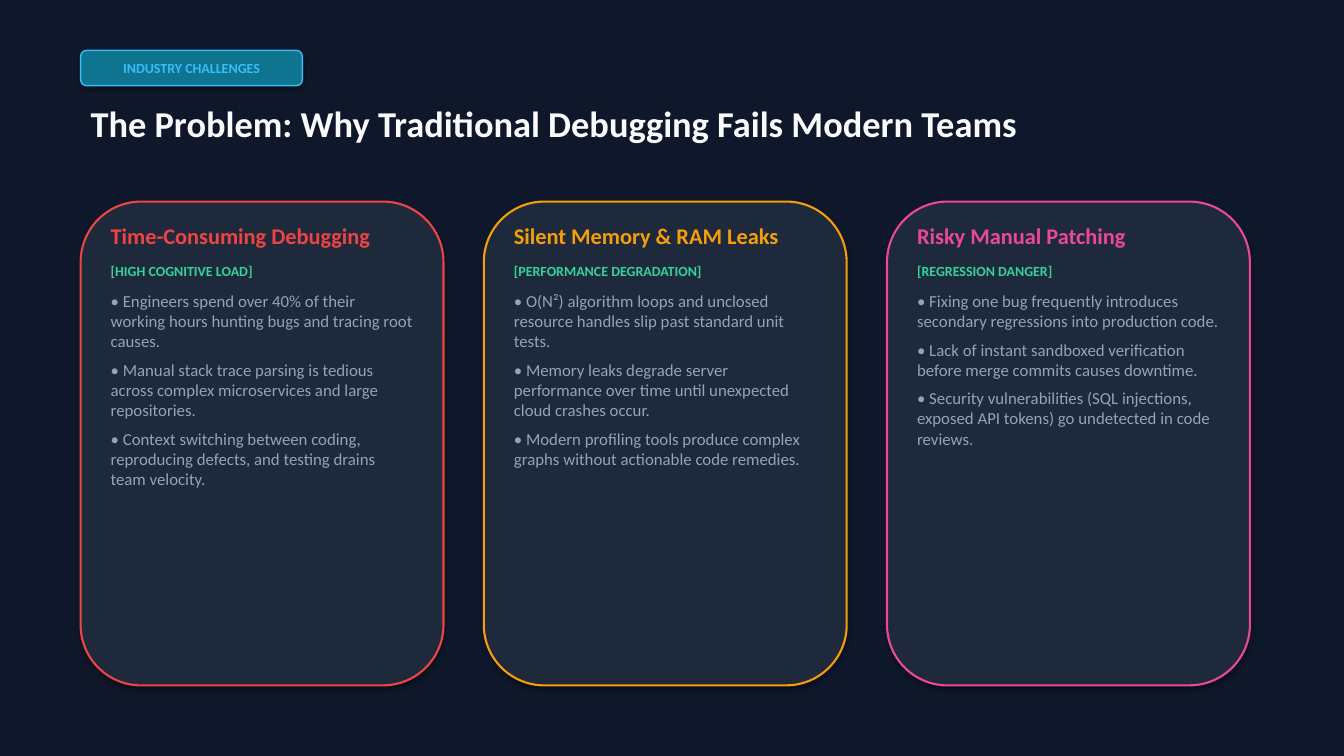
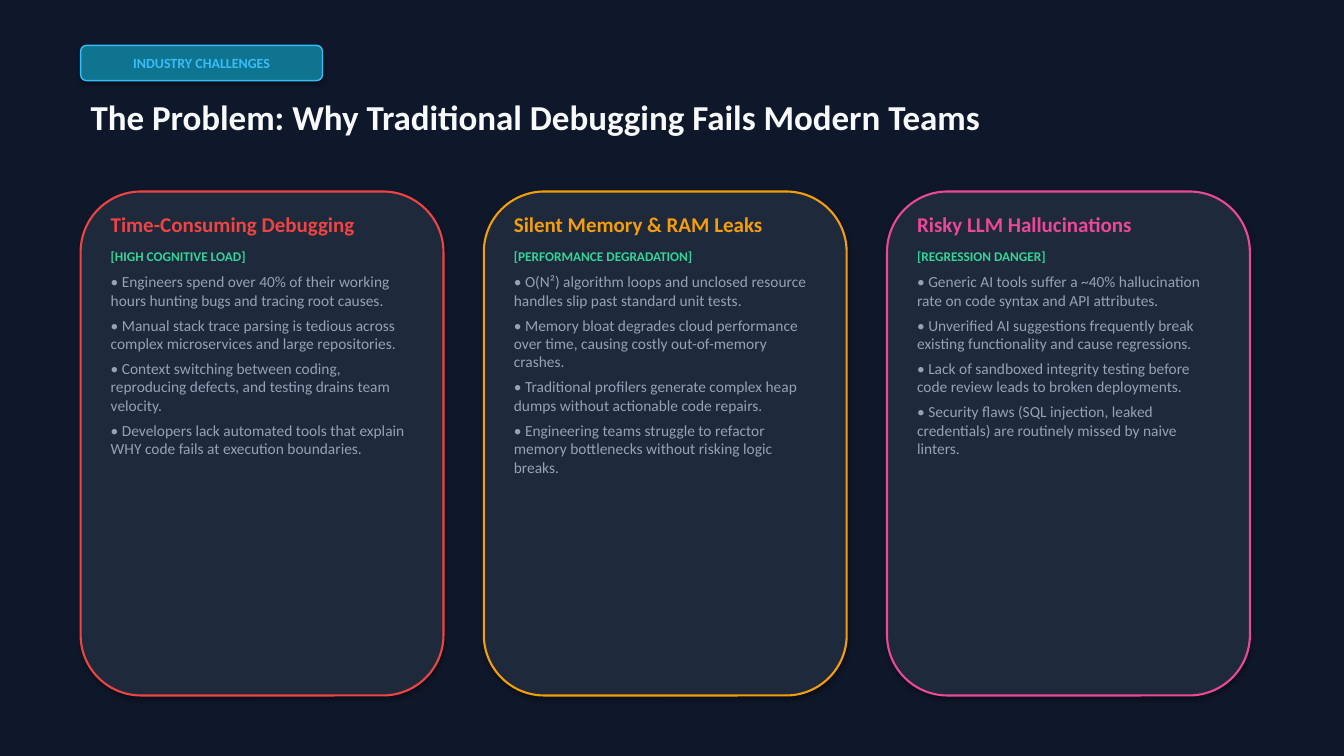
Before and after one commit to Bhimannapng/AutoPatch, a slide deck: slide 2 of AutoPatch_Presentation.pptx. Drawn at 1344x756 pixels with LibreOffice and Linux fonts; fonts in the diff are those of the drawing. Boxes give left, top, right and bottom in pixels: in the first picture for what was removed or moved away, otherwise in the second. Text is boxed around its words. In the diff, an @@ line names an element or a change of style, - is before the commit and + after.

Commit message:
docs: update PPT presentation and presenter guide to feature Google Gemini LLM Engine as core plan

```diff
--- a/AutoPatch_Presentation.pptx
+++ b/AutoPatch_Presentation.pptx
@@ rounded rectangle "INDUSTRY CHALLENGES": place and size @@
-rounded rectangle "INDUSTRY CHALLENGES" at [81,50,302,86]
+rounded rectangle "INDUSTRY CHALLENGES" at [81,45,323,81]
@@ text "The Problem: Why Traditional Debugging ..." at [91,105,979,136]: size 26 to 25 pt @@
@@ rounded rectangle: place and size @@
-rounded rectangle at [81,202,444,686]
+rounded rectangle at [81,192,444,696]
@@ text "Time-Consuming Debugging": place and size @@
-text "Time-Consuming Debugging" at [111,228,412,488]
+text "Time-Consuming Debugging" at [111,217,405,454]
@@ rounded rectangle: place and size @@
-rounded rectangle at [484,202,847,686]
+rounded rectangle at [484,192,847,696]
@@ text "Silent Memory & RAM Leaks": place and size @@
-text "Silent Memory & RAM Leaks" at [514,228,800,468]
+text "Silent Memory & RAM Leaks" at [514,217,806,473]
@@ rounded rectangle: place and size @@
-rounded rectangle at [887,202,1250,686]
+rounded rectangle at [887,192,1250,696]
@@ text "Risky LLM Hallucinations": place and size @@
-text "Risky LLM Hallucinations" at [917,228,1218,445]
+text "Risky LLM Hallucinations" at [917,217,1200,454]
@@ text at [111,217,395,414]: size 16 to 15 pt in "Time-Consuming Debugging"; size 10 to 9.5 pt in "[HIGH COGNITIVE LOAD]"; size 12 to 11 pt in "• Engineers spend over 40% of their ...", "• Manual stack trace parsing is tedious ...", "• Context switching between coding, reproducing defects, ..."; less space between paragraphs @@
@@ text at [514,217,806,309]: size 16 to 15 pt in "Silent Memory & RAM Leaks"; size 10 to 9.5 pt in "[PERFORMANCE DEGRADATION]"; size 12 to 11 pt in "• O(N²) algorithm loops and unclosed resource ..."; less space between paragraphs @@
@@ text at [917,217,1132,236]: text changed; size 16 to 15 pt @@
-Risky Manual Patching
+Risky LLM Hallucinations
@@ text at [917,251,1046,263]: size 10 to 9.5 pt in "[REGRESSION DANGER]"; less space between paragraphs @@
@@ text at [917,276,1200,454]: text changed; size 12 to 11 pt @@
-• Fixing one bug frequently introduces secondary regressions into production code.
-• Lack of instant sandboxed verification before merge commits causes downtime.
-• Security vulnerabilities (SQL injections, exposed API tokens) go undetected in code reviews.
+• Generic AI tools suffer a ~40% hallucination rate on code syntax and API attributes.
+• Unverified AI suggestions frequently break existing functionality and cause regressions.
+• Lack of sandboxed integrity testing before code review leads to broken deployments.
+• Security flaws (SQL injection, leaked credentials) are routinely missed by naive linters.
@@ text at [514,320,798,473]: text changed; size 12 to 11 pt @@
-• Memory leaks degrade server performance over time until unexpected cloud crashes occur.
-• Modern profiling tools produce complex graphs without actionable code remedies.
+• Memory bloat degrades cloud performance over time, causing costly out-of-memory crashes.
+• Traditional profilers generate complex heap dumps without actionable code repairs.
+• Engineering teams struggle to refactor memory bottlenecks without risking logic breaks.
@@ text at [111,425,405,454]: paragraph added @@
+• Developers lack automated tools that explain WHY code fails at execution boundaries.
```
Also in this commit, not shown: 5 other slides changed, 4 slides added, 4 slides removed, 3 other files.
